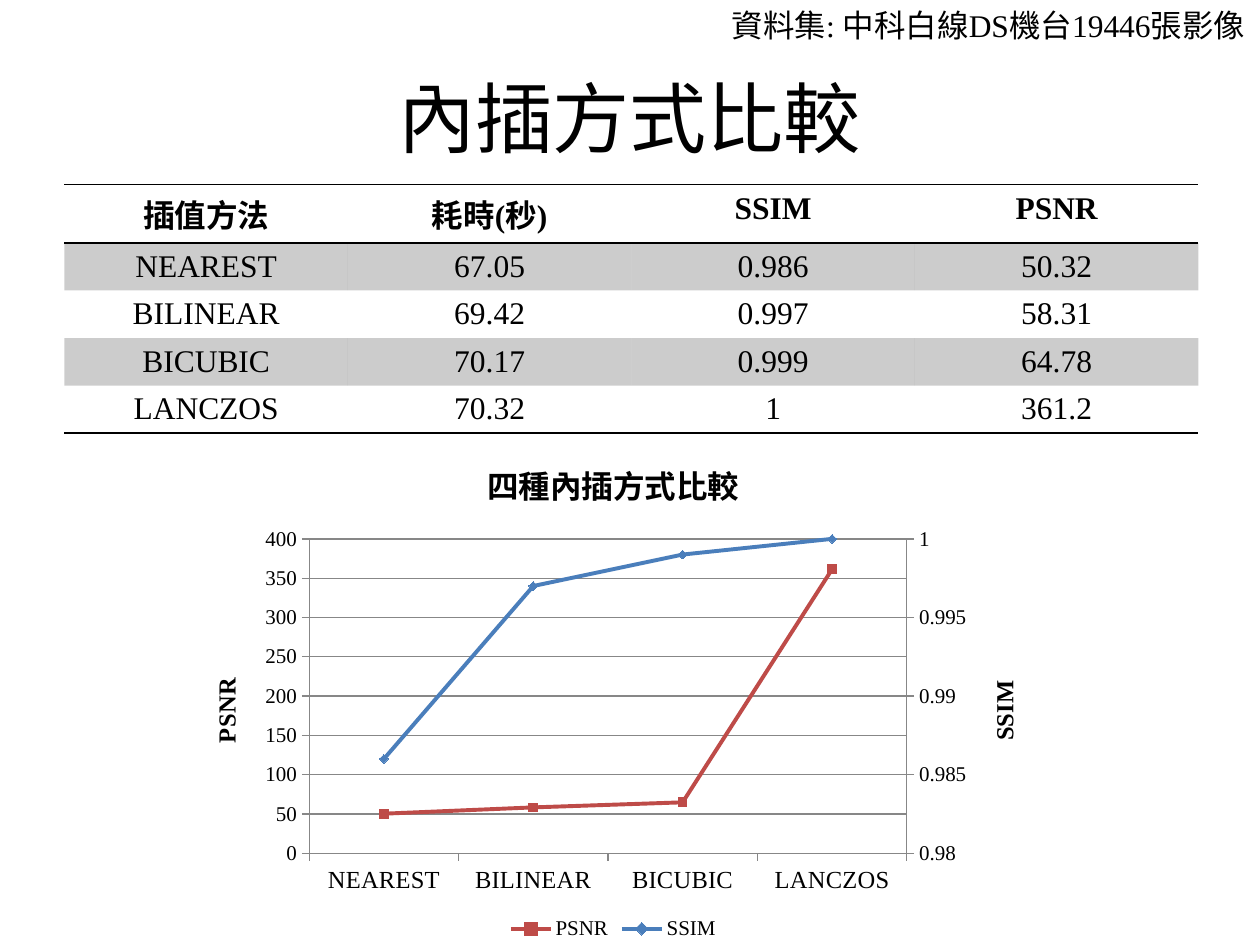
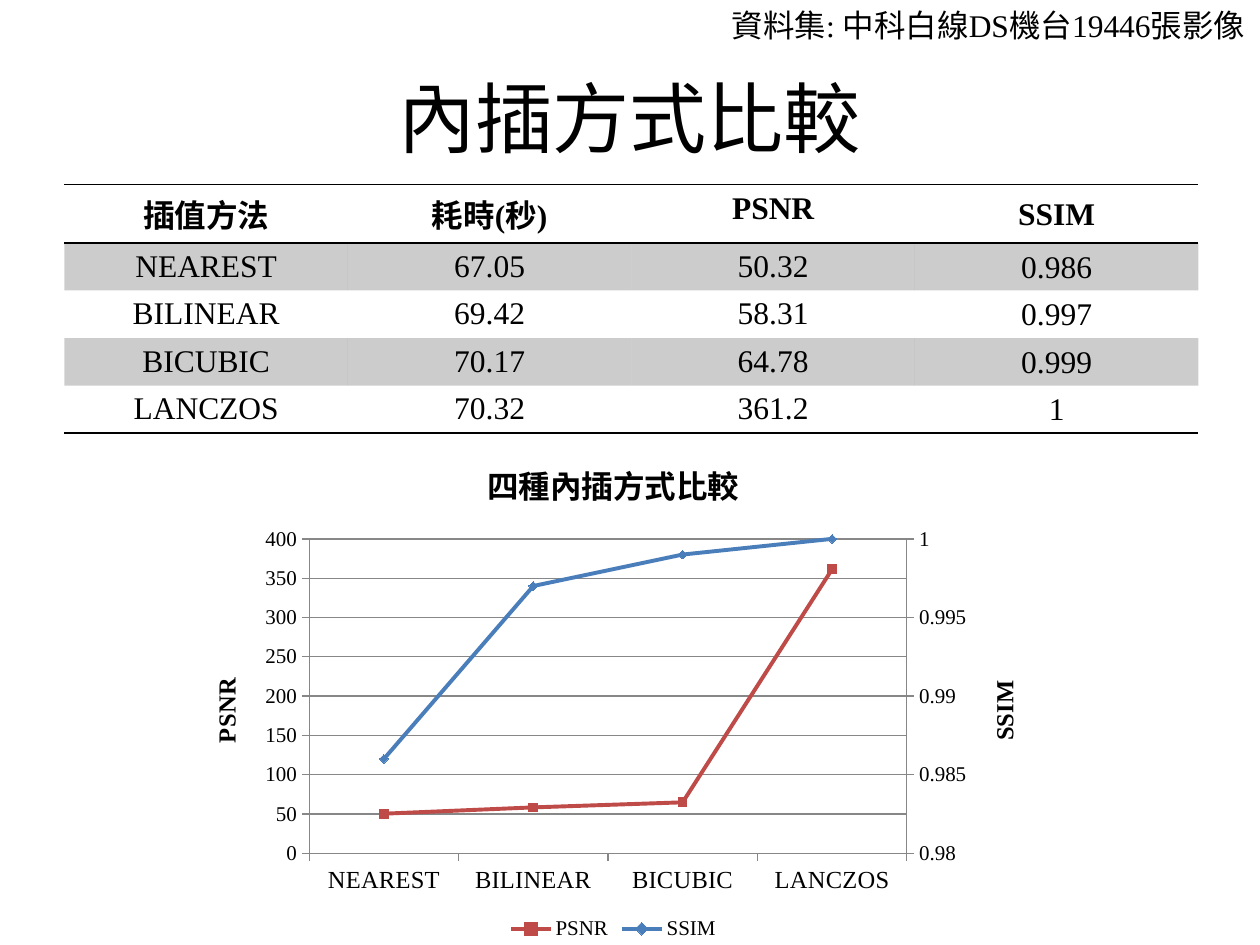
Before and after one commit to Teng91/RESTful-server-with-APIs, a slide deck: slide 17 of AI檢測V4.pptx. Drawn at 1260x945 pixels with LibreOffice and Linux fonts; fonts in the diff are those of the drawing. Boxes give left, top, right and bottom in pixels: in the first picture for what was removed or moved away, otherwise in the second. Text is boxed around its words. In the diff, an @@ line names an element or a change of style, - is before the commit and + after.

```diff
--- a/AI檢測V4.pptx
+++ b/AI檢測V4.pptx
@@ table at (x1=64, y1=185, x2=1198, y2=437) @@
-row 1, column 3: SSIM
+row 1, column 3: PSNR
-row 1, column 4: PSNR
+row 1, column 4: SSIM
-row 2, column 3: 0.986
+row 2, column 3: 50.32
-row 2, column 4: 50.32
+row 2, column 4: 0.986
-row 3, column 3: 0.997
+row 3, column 3: 58.31
-row 3, column 4: 58.31
+row 3, column 4: 0.997
-row 4, column 3: 0.999
+row 4, column 3: 64.78
-row 4, column 4: 64.78
+row 4, column 4: 0.999
-row 5, column 3: 1
+row 5, column 3: 361.2
-row 5, column 4: 361.2
+row 5, column 4: 1
```
Also in this commit, not shown: 3 other slides changed, 3 other files.
